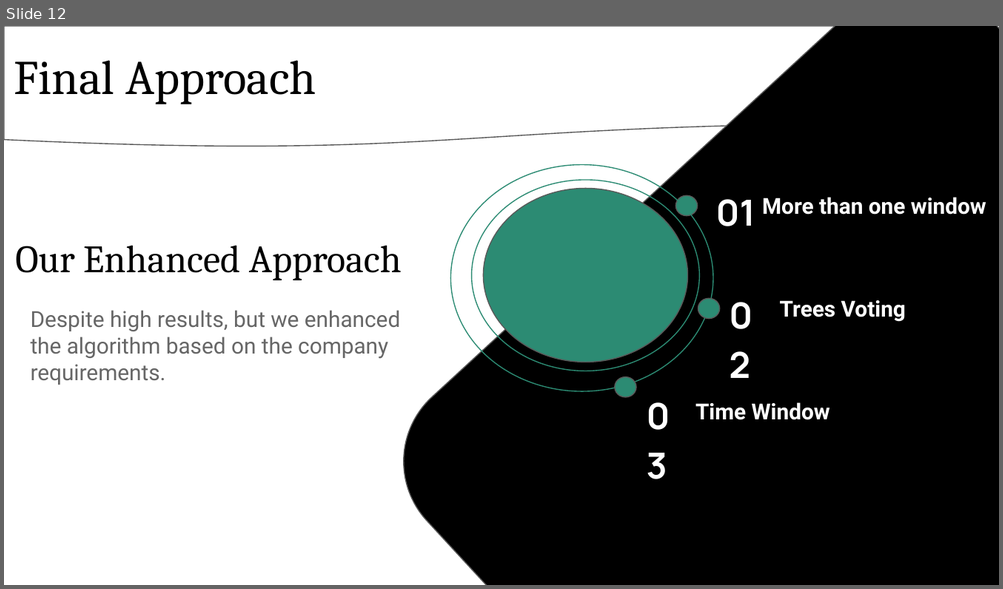
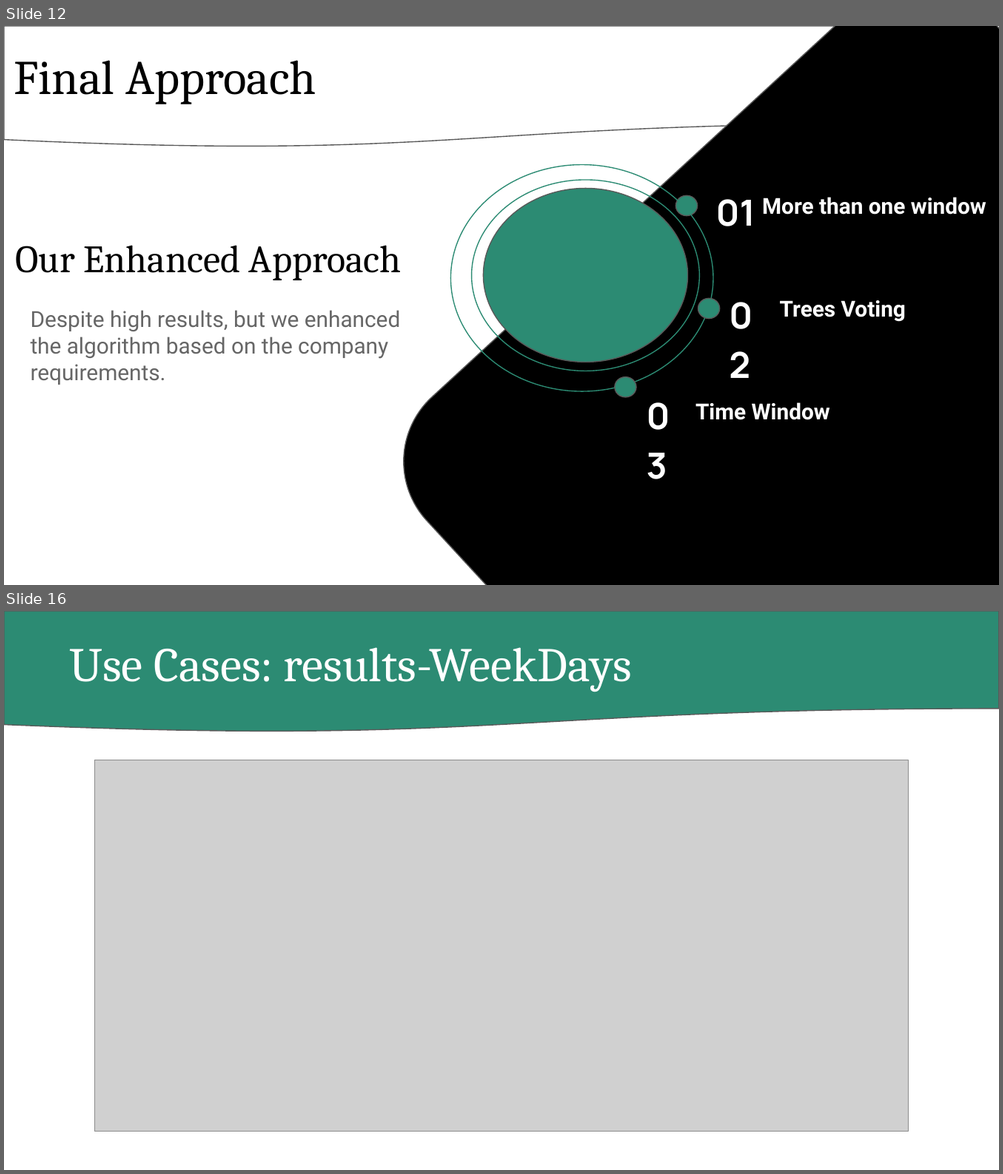
Before and after one commit to AhmedEltaba5/Anomaly_Detection_IOT_ITI, a slide deck: Anomaly Detection Presentation.pptx. Shown one above the other, each under a label of ours: slide 12 before the commit, slides 12 and 16 after it; the slides between them are not shown. The pictures are 1003x589 and 1003x1174 pixels, drawn with LibreOffice and Linux fonts; fonts in the diff are those of the drawing; grey boxes stand for pictures. Boxes give left, top, right and bottom in pixels: in the first picture for what was removed or moved away, otherwise in the second. Text is boxed around its words. In the diff, an @@ line names an element or a change of style, - is before the commit and + after.

```diff
--- a/Anomaly Detection Presentation.pptx
+++ b/Anomaly Detection Presentation.pptx
@@ slide 16 added at [4,611,999,1170], background #FFFFFF @@
@@ flow chart document added at [4,611,999,732], fill #2C8B73, outline #595959 0.75 pt @@
@@ text added at [69,647,632,692], 35 pt, text #FFFFFF @@
+Use Cases: results-WeekDays
@@ picture added at [94,760,907,1132] @@
```
Also in this commit, not shown: 1 slide changed, 7 other slides added, 2 slides removed, 1 other file.
